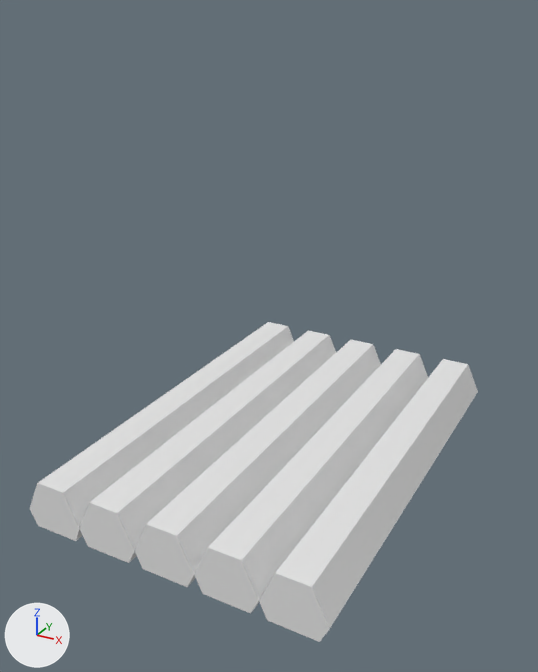
What one commit did to the FBX model Project Management Assignment 2/Assets/Prefabs/Enemies/Raft/FBX Models/RaftHolder.fbx.
Before and after are seen from a 50 mm camera at (0.557, -1.07, 0.776) aimed at (-0.002, -0.053, 0.268). Every picture has the same lights, and +X, +Y and +Z are marked at lower left. Materials are left out; every surface is plain grey. Where no turn or scale is listed for an object, it has been applied to the vertices.

In view in the first picture: 'raft'.
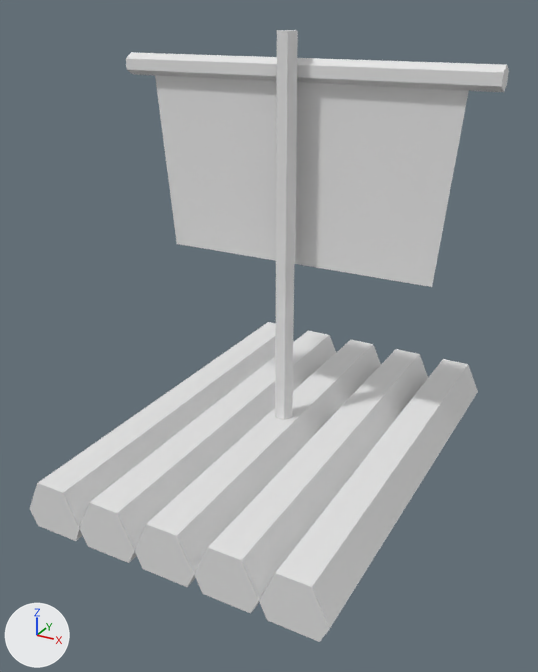
Edits to the scene script, one JSON object a line:
```json
{"op": "add", "block": "me_mesh_1", "code": ["me_mesh_1 = bpy.data.meshes.new('Mesh')", "me_mesh_1.from_pydata(...)  # 106 vertices, 101 faces; spans x -32.1..32.1, y 8.8..74.6, z -4.6..1.5"]}
{"op": "remove", "block": "ob_mast", "code": "ob_mast.parent = ob_boat"}
{"op": "set", "path": "ob_mast", "old": "bpy.data.objects.new('mast', None)", "new": "bpy.data.objects.new('mast', me_mesh_1)"}
{"op": "set", "path": "ob_mast.location", "old": "(0.0, 41.72, -1.562)", "new": "(0.0, 0.0, 0.0)"}
{"op": "set", "path": "ob_mast.rotation_euler", "old": "(0.0, 0.0, 0.0)", "new": "(1.571, 0.0, 0.0)", "note": "degrees (0, 0, 0) -> degrees (90, 0, 0)"}
{"op": "set", "path": "ob_mast.scale", "old": "(1.0, 1.0, 1.0)", "new": "(0.01, 0.01, 0.01)"}
```

Changed parts and their boxes [x1, y1, x2, y2] in the pictures (538 x 672 px):
```json
{"object": "mast", "change": "now drawn", "after": [126, 30, 509, 420]}
```
